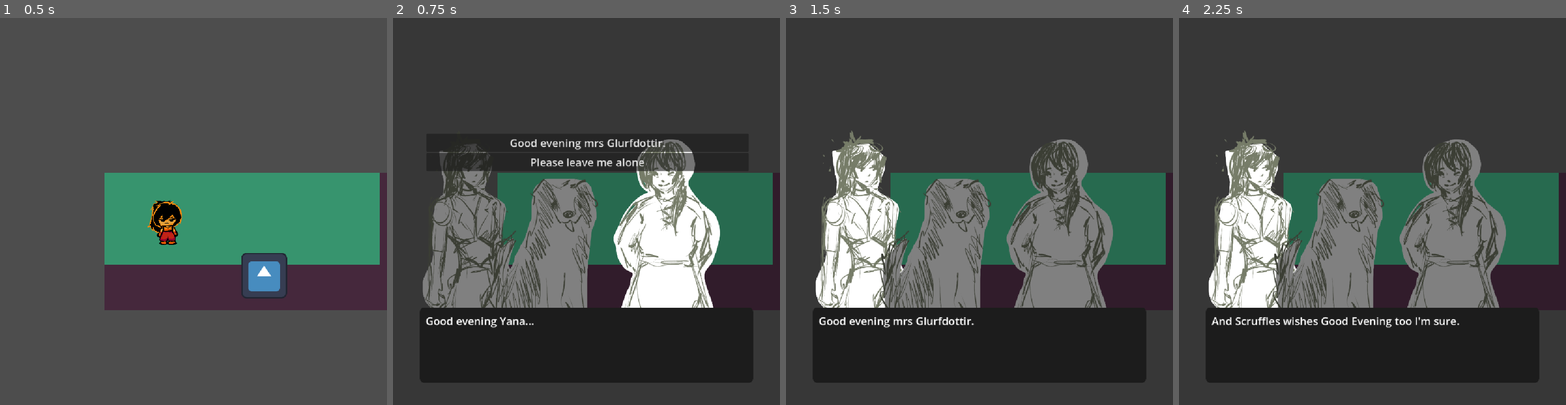
Above: before the commit, frames 1-4 (left to right).
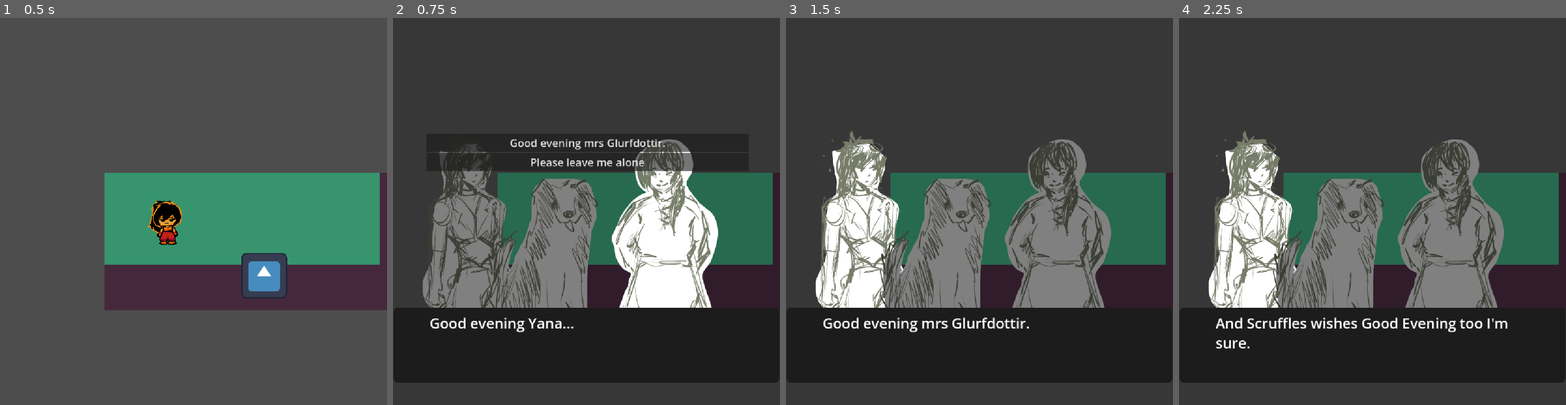
Above: after the commit, the same moments.

Repository: cannonheart/wgj2026
Game: Godot game, scene res://main.tscn
Same seed, same stepped clock (60 frames per second), same inputs: the game is played once before the commit and once after it. The project has no main scene, so this scene is started directly. The engine's default icon, where the game draws it, is replaced by a stand-in: a white triangle on a blue panel in a dark square.
Inputs (mouse positions are in pixels of both pictures, inside the frame that each line leads up to):
- Up to frame 1 (0.5 s): no input
- Up to frame 2 (0.75 s): tap Enter at 0.5 s; move the mouse to (671, 192) at 0.52 s; hold D (Right) from 0.53 s (still down); hold Shift from 0.53 s (still down); click (671, 192) at 0.67 s
- Up to frame 3 (1.5 s): release D (Right) at 1.25 s; release Shift at 1.25 s; click "Good evening mrs Glurfdottir." at 1.25 s
- Up to frame 4 (2.25 s): tap Space at 2 s; drag from (1295, 230) to (1465, 223) at 2.02 s

Frame 1 is identical in both runs. In frame 2, 6.2% of the frame differs, in the area x 0-100%, y 31-95%; in frame 3, 6.0%; in frame 4, 6.5%.

Commit message:
a3 smith and woman

Diff:
--- a/Assets/Selma assets/CutsceneCharacters/character_sprites.tres
+++ b/Assets/Selma assets/CutsceneCharacters/character_sprites.tres
@@ -24,6 +24,14 @@
 }],
 "loop": 1,
 "name": &"mother",
+"speed": 5.0
+}, {
+"frames": [{
+"duration": 1.0,
+"texture": null
+}],
+"loop": 1,
+"name": &"none",
 "speed": 5.0
 }, {
 "frames": [{
--- a/dialogue_scenes/a2-woman.gd
+++ b/dialogue_scenes/a2-woman.gd
@@ -66,7 +66,7 @@
 					done()
 				],
 				[
-					"Say nothing.",
+					"[Say nothing.]",
 					say(Left, "[i]Yana doesn't say anything.[/i]"),
 					say(Left, "[i]Despite remembering what she should say.[/i]"),
 					say(Right, "Oh it's probably nothing!"),
--- /dev/null
+++ b/dialogue_scenes/a3-smith.gd
@@ -0,0 +1,40 @@
+extends Story
+
+func _ready():
+	setup(story)
+
+var story = [
+	character(Left, "yana"),
+	character(Left2, "scruffles"),
+	character(Right, "smith"),
+	say(Right, "I found my roof!"),
+	say(Right, "And the kids are alright."),
+	say(Left, "Looks like they were very lucky."),
+	say(Right, "Oh I don't know about that, they're very clever, those little buggers."),
+	say(Right, "Probably knew what they were doing."),
+	say(Right, "Maths and whatnot they learn these days."),
+	say(Left, "Possibly."),
+	say(Right, "..."),
+	say(Right, "Do you can check if my daughter is alright?"),
+	choice([
+		[
+			"She stands next to you!",
+			say(Left, "She stands next to you!"),
+			character(Right2, "warlock"),
+			say(Right2, "Huh?"),
+			say(Right, "Are you alright?"),
+			say(Right2, "Yea I think so..."),
+		],
+		[
+			"No.",
+			say(Left, "No."),
+			say(Right, "Right."),
+			say(Right, "How are you, daughter?"),
+			character(Right2, "warlock"),
+			say(Right2, "I'm alright, I think..."),
+		]
+	]),
+	say(Right, "Great!"),
+	say(Right, "Now, how do we get the roof back?"),
+	done()
+]
--- /dev/null
+++ b/dialogue_scenes/a3-smith.tscn
@@ -0,0 +1,9 @@
+[gd_scene format=3 uid="uid://dlfx13agheo8k"]
+
+[ext_resource type="PackedScene" uid="uid://bpnhgs0lso0vr" path="res://lib/dialogue_system/scene_base.tscn" id="1_jgq38"]
+[ext_resource type="Script" uid="uid://ds8554hd8wjp" path="res://dialogue_scenes/a3-smith.gd" id="2_jgq38"]
+
+[node name="A3smith" type="Node2D" unique_id=345953737]
+
+[node name="SceneBase" parent="." unique_id=567854963 instance=ExtResource("1_jgq38")]
+script = ExtResource("2_jgq38")
--- /dev/null
+++ b/dialogue_scenes/a3-woman-mother.gd
@@ -0,0 +1,56 @@
+extends Story
+
+func _ready():
+	setup(story)
+
+var story = [
+	character(Left, "yana"),
+	character(Left2, "scruffles"),
+	character(RightF, "mother"),
+	character(RightF2, "woman"),
+	say(RightF, "Hey! Come down from there!"),
+	say(Narrator, "[i]Three children are running around on top of the roof.[/i]"),
+	say(RightF2, "Yea! Listen to your mother!"),
+	say(Left2, "Yip?"),
+	say(Left, "..."),
+	choice([
+		[
+			"You can pet Scruffles if you come down!",
+			say(Left, "You can pet Scruffles if you come down!"),
+			say(Left2, "Bark!"),
+			say(Narrator, "[i]The stomping on the roof turns into a tiny conference.[/i]"),
+			say(RightF, "..."),
+			say(RightF, "Clever."),
+			say(RightF2, "Thank you!"),
+			say(Narrator, "[i]The children come running down and circle the dog.[/i]"),
+		],
+		[
+			"[Leave them to figure it out.]",
+			say(Left, "..."),
+			say(RightF, "Tessie! Don't run so close to the edge!"),
+			say(RightF2, "Come on Tem! You can practice your balance at home!"),
+			say(Narrator, "[i]From the roof: [/i]Can we put up the rope again?"),
+			say(RightF2, "Yea!"),
+			say(Narrator, "[i]The running round on the roof stops, and a short conference is held.[/i]"),
+			say(Narrator, "[i]From the roof: [/i]Can we have fried bread too?"),
+			say(RightF, "Not today."),
+			say(Narrator, "[i]The committé discusses again.[/i]"),
+			say(Narrator, "[i]From the roof: [/i]How about tomorrow?"),
+			say(RightF, "..."),
+			say(RightF, "If you help out with the dough."),
+			say(Narrator, "[i]The roof goes silent.[/i]"),
+			say(Narrator, "[i]From the roof: [/i]Can we make funny shapes?"),
+			say(RightF2, "Yes of course you can!"),
+			say(Narrator, "[i]From the roof: [/i]Okay! We'll come down!"),
+			say(RightF, "You're making sure the bread doesn't get out to the neighbours."),
+			say(RightF2, "Yea, I'll make sure to invite their kids to join the making."),
+			say(RightF, "..."),
+			say(RightF, "You're a pain in the ass."),
+			say(RightF2, "I love you."),
+			say(RightF, "I love you too, but you are a pain in the ass."),
+			say(RightF2, "Look! They're coming running!"),
+			done()
+		]
+	]),
+	done(),
+]
--- /dev/null
+++ b/dialogue_scenes/a3-woman-mother.tscn
@@ -0,0 +1,9 @@
+[gd_scene format=3 uid="uid://cg7hmdhkx1pco"]
+
+[ext_resource type="PackedScene" uid="uid://bpnhgs0lso0vr" path="res://lib/dialogue_system/scene_base.tscn" id="1_pcvd4"]
+[ext_resource type="Script" uid="uid://cl5jwab6lrc13" path="res://dialogue_scenes/a3-woman-mother.gd" id="2_pcvd4"]
+
+[node name="A3womanmother" type="Node2D" unique_id=345953737]
+
+[node name="SceneBase" parent="." unique_id=567854963 instance=ExtResource("1_pcvd4")]
+script = ExtResource("2_pcvd4")
--- a/lib/book/story.gd
+++ b/lib/book/story.gd
@@ -97,14 +97,22 @@
 	var line: String
 
 enum SpritePosition {
+	Narrator,
 	Left,
 	Left2,
-	Right
+	Right,
+	Right2,
+	RightF,
+	RightF2,
 }
 
-const Left = 0
-const Left2 = 1
-const Right = 2
+const Narrator = SpritePosition.Narrator
+const Left = SpritePosition.Left
+const Left2 = SpritePosition.Left2
+const Right = SpritePosition.Right
+const Right2 = SpritePosition.Right2
+const RightF = SpritePosition.RightF
+const RightF2 = SpritePosition.RightF2
 
 func say(pos: SpritePosition, line: String):
 	var s = Say.new()
--- a/lib/dialogue_system/scene_base.tscn
+++ b/lib/dialogue_system/scene_base.tscn
@@ -5,9 +5,9 @@
 
 [sub_resource type="StyleBoxFlat" id="StyleBoxFlat_ynqjs"]
 bg_color = Color(0.11, 0.11, 0.11, 1)
-border_width_left = 16
+border_width_left = 100
 border_width_top = 16
-border_width_right = 16
+border_width_right = 100
 border_width_bottom = 16
 border_color = Color(0.10980392, 0.10980392, 0.10980392, 1)
 corner_radius_top_left = 10
@@ -31,31 +31,53 @@
 
 [node name="spriteContainer" type="Node2D" parent="." unique_id=31045729]
 
+[node name="narrator" type="AnimatedSprite2D" parent="spriteContainer" unique_id=536416621]
+position = Vector2(-588, 46)
+sprite_frames = ExtResource("2_btoka")
+animation = &"none"
+
 [node name="left" type="AnimatedSprite2D" parent="spriteContainer" unique_id=1146432453]
 position = Vector2(-294, 23)
 sprite_frames = ExtResource("2_btoka")
-animation = &"yana"
+animation = &"none"
 
 [node name="left2" type="AnimatedSprite2D" parent="spriteContainer" unique_id=1173695733]
 z_index = 1
 position = Vector2(-122, 23)
 sprite_frames = ExtResource("2_btoka")
-animation = &"yana"
+animation = &"none"
 
 [node name="right" type="AnimatedSprite2D" parent="spriteContainer" unique_id=483181634]
-position = Vector2(236, 24)
+position = Vector2(231, 24)
 sprite_frames = ExtResource("2_btoka")
-animation = &"yana"
+animation = &"none"
+
+[node name="right2" type="AnimatedSprite2D" parent="spriteContainer" unique_id=1203852116]
+position = Vector2(448, 24)
+sprite_frames = ExtResource("2_btoka")
+animation = &"none"
+
+[node name="right-flip" type="AnimatedSprite2D" parent="spriteContainer" unique_id=566615630]
+position = Vector2(138, 24)
+sprite_frames = ExtResource("2_btoka")
+animation = &"none"
+flip_h = true
+
+[node name="right-flip2" type="AnimatedSprite2D" parent="spriteContainer" unique_id=868075904]
+position = Vector2(386, 24)
+sprite_frames = ExtResource("2_btoka")
+animation = &"none"
+flip_h = true
 
 [node name="RichTextLabel" type="RichTextLabel" parent="." unique_id=1661943253]
 z_index = 10
 custom_minimum_size = Vector2(700, 120)
-offset_left = -465.0
+offset_left = -538.0
 offset_top = 268.0
-offset_right = 465.0
+offset_right = 538.0
 offset_bottom = 478.0
-theme_override_font_sizes/normal_font_size = 30
-theme_override_font_sizes/italics_font_size = 30
+theme_override_font_sizes/normal_font_size = 40
+theme_override_font_sizes/italics_font_size = 40
 theme_override_styles/normal = SubResource("StyleBoxFlat_ynqjs")
 bbcode_enabled = true
 text = "moew"
Not shown, added: dialogue_scenes/a3-smith.gd.uid
Not shown, added: dialogue_scenes/a3-woman-mother.gd.uid
